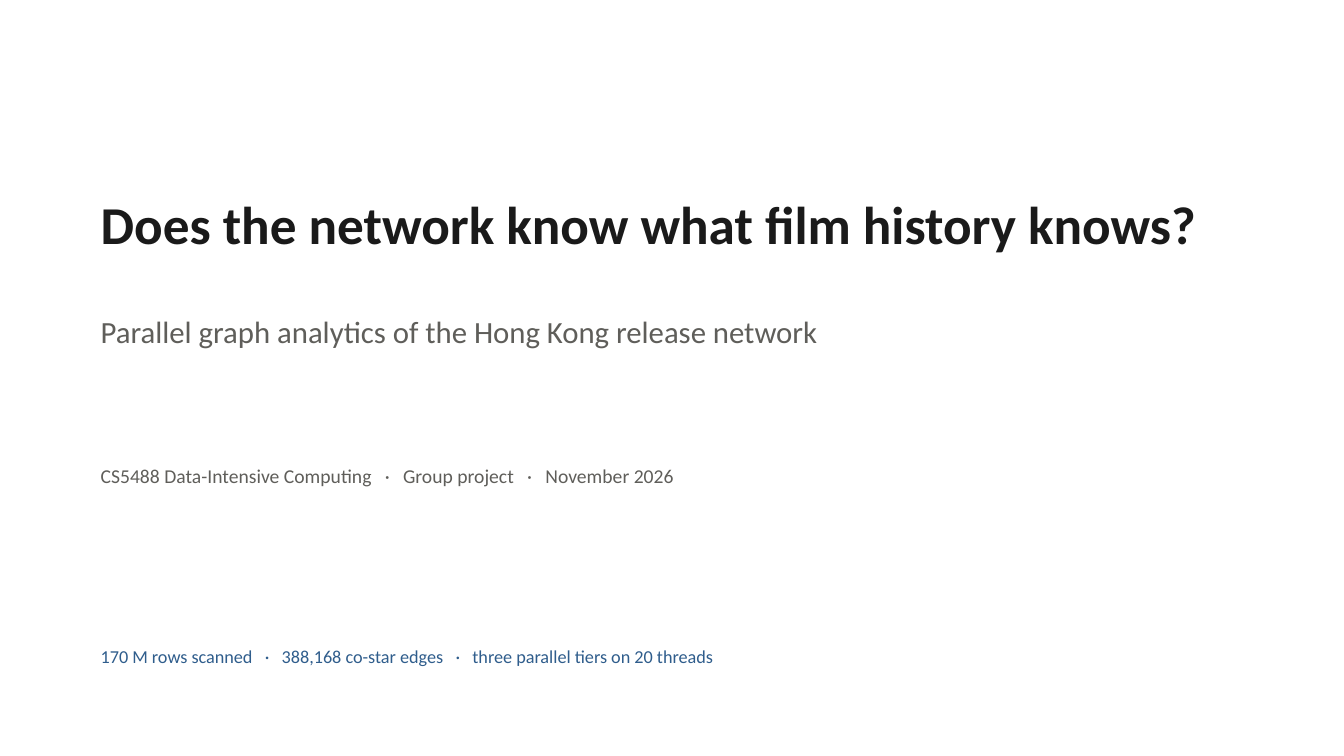
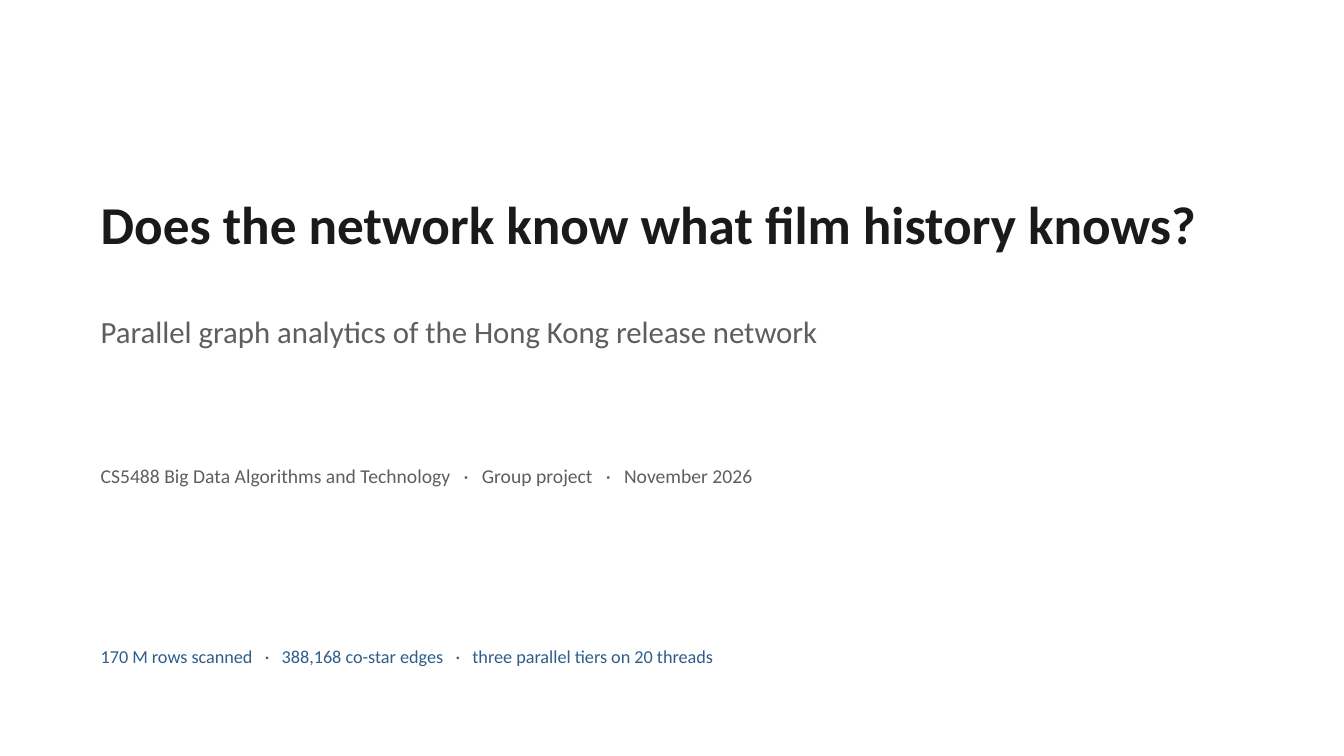
Before and after one commit to DIAO1218/cs5488-hk-film-network, a slide deck: slide 1 of report/Slides.pptx. Drawn at 1344x756 pixels with LibreOffice and Linux fonts; fonts in the diff are those of the drawing. Boxes give left, top, right and bottom in pixels: in the first picture for what was removed or moved away, otherwise in the second. Text is boxed around its words. In the diff, an @@ line names an element or a change of style, - is before the commit and + after.

```diff
--- a/report/Slides.pptx
+++ b/report/Slides.pptx
@@ text at (101, 469, 752, 487): text changed @@
-CS5488 Data-Intensive Computing · Group project · November 2026
+CS5488 Big Data Algorithms and Technology · Group project · November 2026
```
Also in this commit, not shown: 1 other slide changed, 25 other files.
